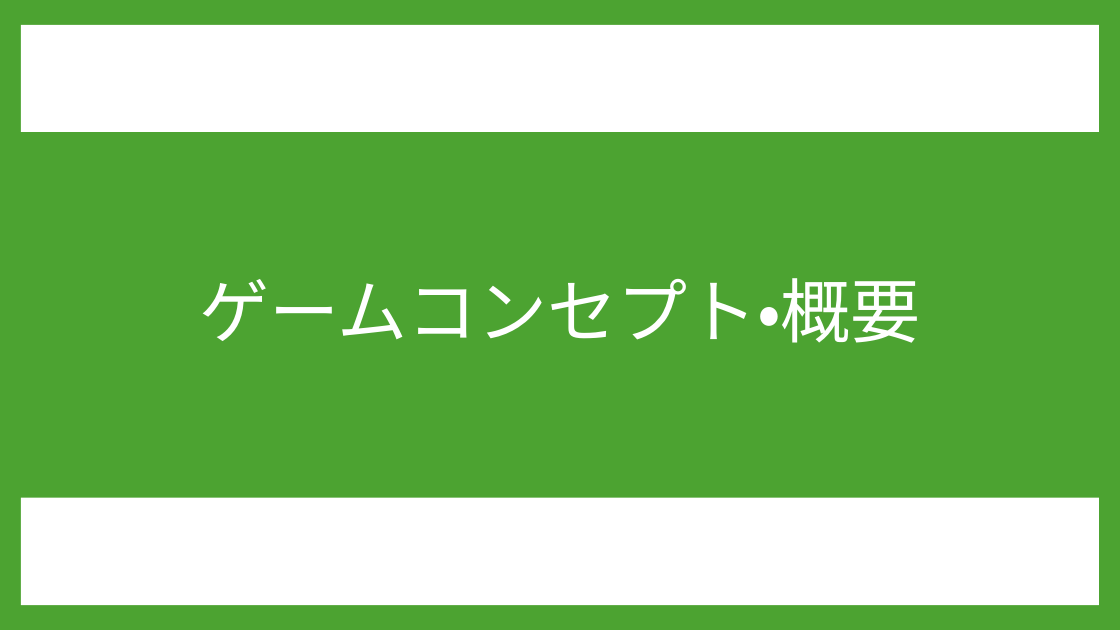
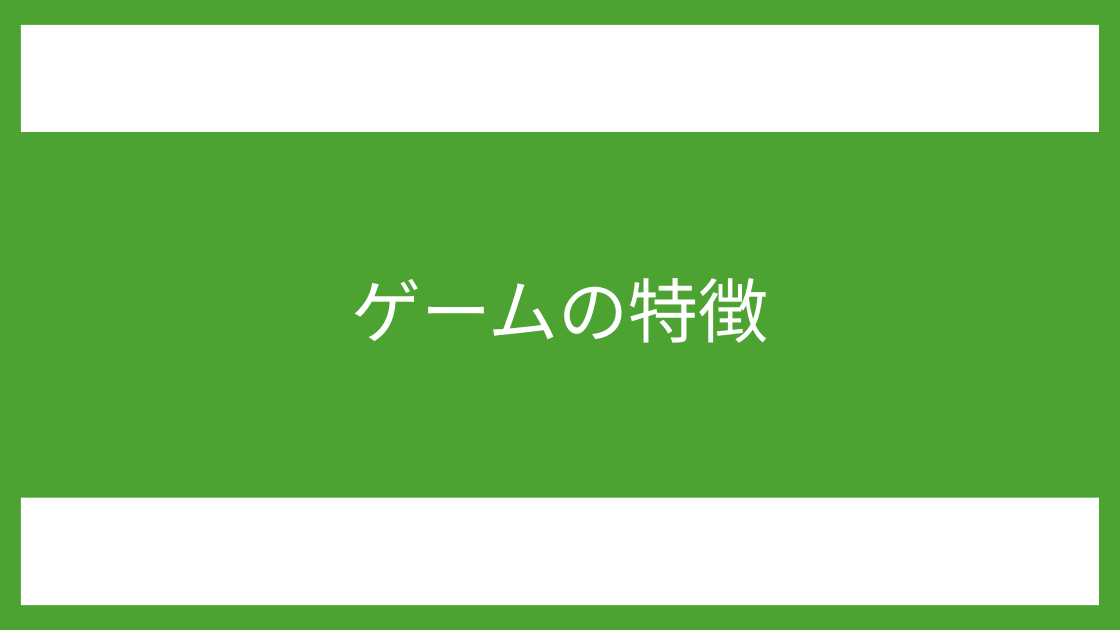
Before and after one commit to A23019/GC_A3_1, a slide deck: slide 3 of 企画/PowerPoint/企画案２.pptx. Drawn at 1120x630 pixels with LibreOffice and Linux fonts; fonts in the diff are those of the drawing; background and template pictures are left out. Boxes give left, top, right and bottom in pixels: in the first picture for what was removed or moved away, otherwise in the second. Text is boxed around its words. In the diff, an @@ line names an element or a change of style, - is before the commit and + after.

```diff
--- a/企画/PowerPoint/企画案２.pptx
+++ b/企画/PowerPoint/企画案２.pptx
@@ title at [351,278,769,343]: text changed @@
-ゲームコンセプト・概要
+ゲームの特徴
```
Also in this commit, not shown: 9 other slides changed, 8 slides added, 1 slide removed, 2 other files.
